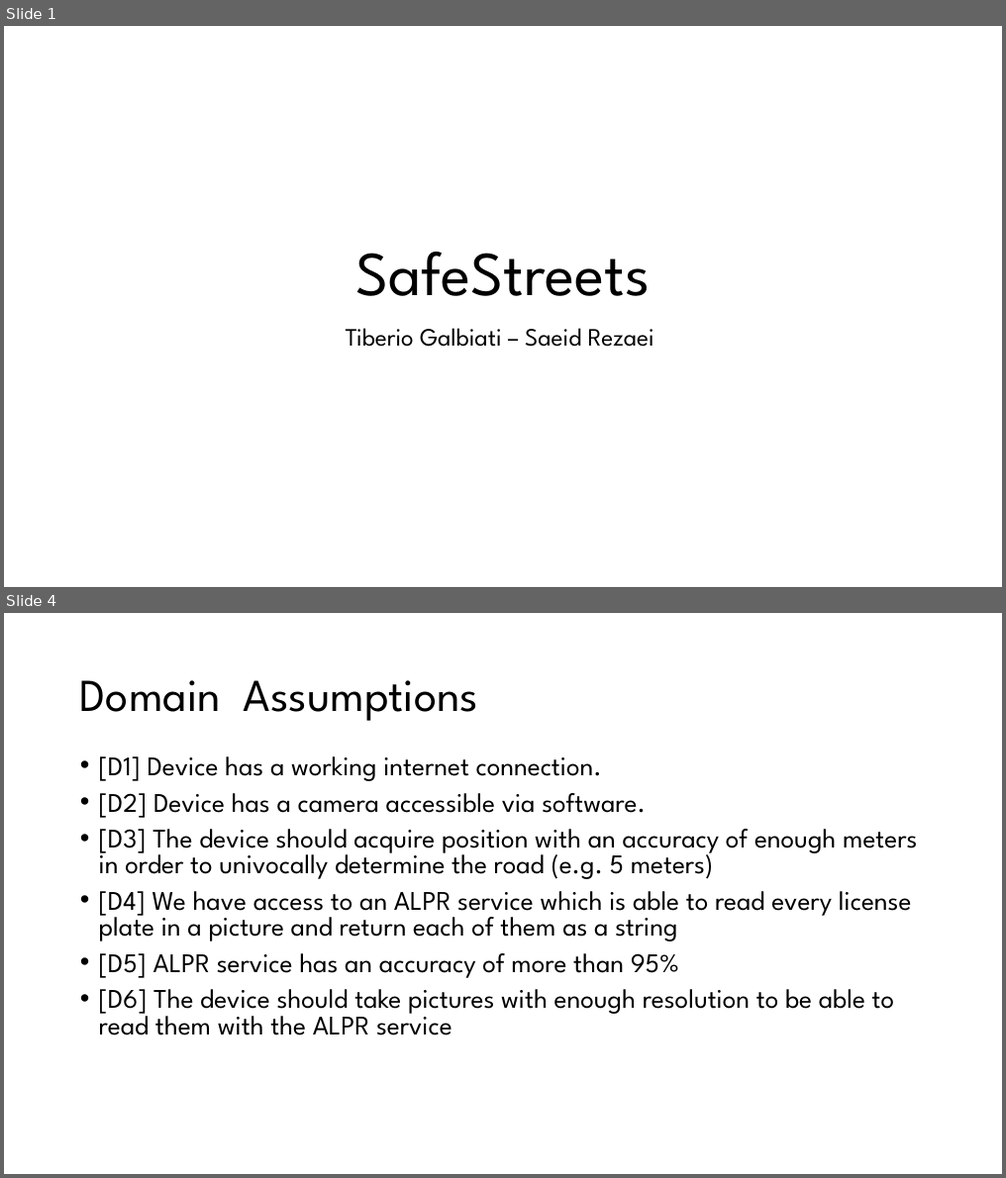
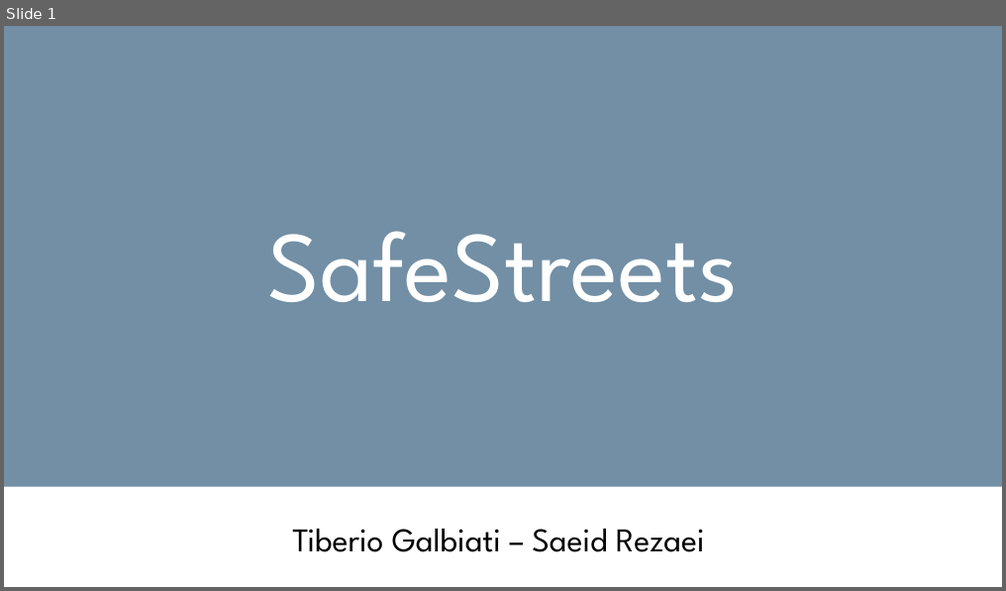
Before and after one commit to TiberioG/SoftwareEngineering2Polimi, a slide deck: Presentation1.pptx. Shown one above the other, each under a label of ours: slides 1 and 4 before the commit, slide 1 after it; the slides between them are not shown. The pictures are 1006x1178 and 1006x591 pixels, drawn with LibreOffice and Linux fonts; fonts in the diff are those of the drawing. Boxes give left, top, right and bottom in pixels: in the first picture for what was removed or moved away, otherwise in the second. Text is boxed around its words. In the diff, an @@ line names an element or a change of style, - is before the commit and + after.

```diff
--- a/Presentation1.pptx
+++ b/Presentation1.pptx
@@ slide 4 removed at (x1=4, y1=613, x2=1002, y2=1174), background #FFFFFF @@
@@ title removed at (x1=80, y1=680, x2=478, y2=721) @@
-Domain Assumptions
@@ text removed at (x1=99, y1=757, x2=917, y2=1036) @@
-• [D1] Device has a working internet connection.
-• [D2] Device has a camera accessible via software.
-• [D3] The device should acquire position with an accuracy of enough meters in order to univocally determine the road (e.g. 5 meters)
-• [D4] We have access to an ALPR service which is able to read every license plate in a picture and return each of them as a string
-• [D5] ALPR service has an accuracy of more than 95%
-• [D6] The device should take pictures with enough resolution to be able to read them with the ALPR service
@@ slide 1 changed as well @@
@@ rectangle added at (x1=4, y1=26, x2=1002, y2=487), fill #728FA5 @@
@@ title "SafeStreets" moved from (x1=356, y1=252, x2=650, y2=296) to (x1=268, y1=231, x2=739, y2=302) @@
@@ title "SafeStreets" at (x1=268, y1=231, x2=739, y2=302): size 60 to 96 pt, text colour #000000 to #FFFFFF @@
@@ subtitle "Tiberio Galbiati – Saeid Rezaei" moved from (x1=346, y1=328, x2=654, y2=347) to (x1=292, y1=529, x2=705, y2=553) @@
@@ subtitle "Tiberio Galbiati – Saeid Rezaei" at (x1=292, y1=529, x2=705, y2=553): size 24 to 32 pt @@
```
Also in this commit, not shown: 4 other slides changed, 9 slides added, 8 other slides removed, 2 other files.
